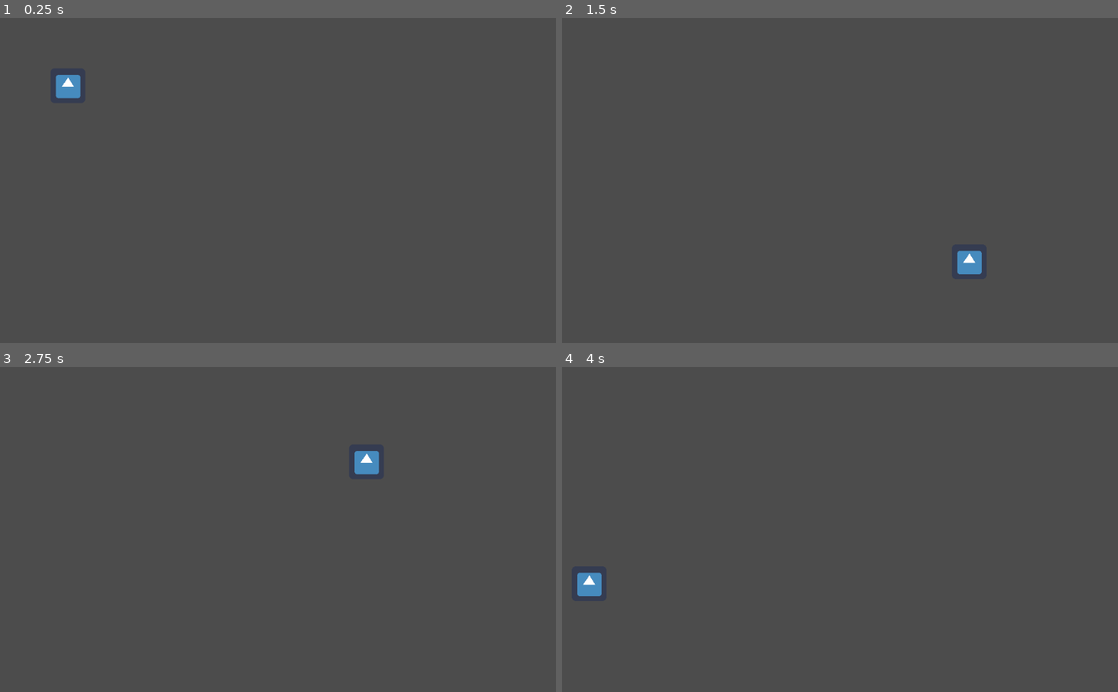
Above: before the commit, frames 1-4 (two rows, left to right).
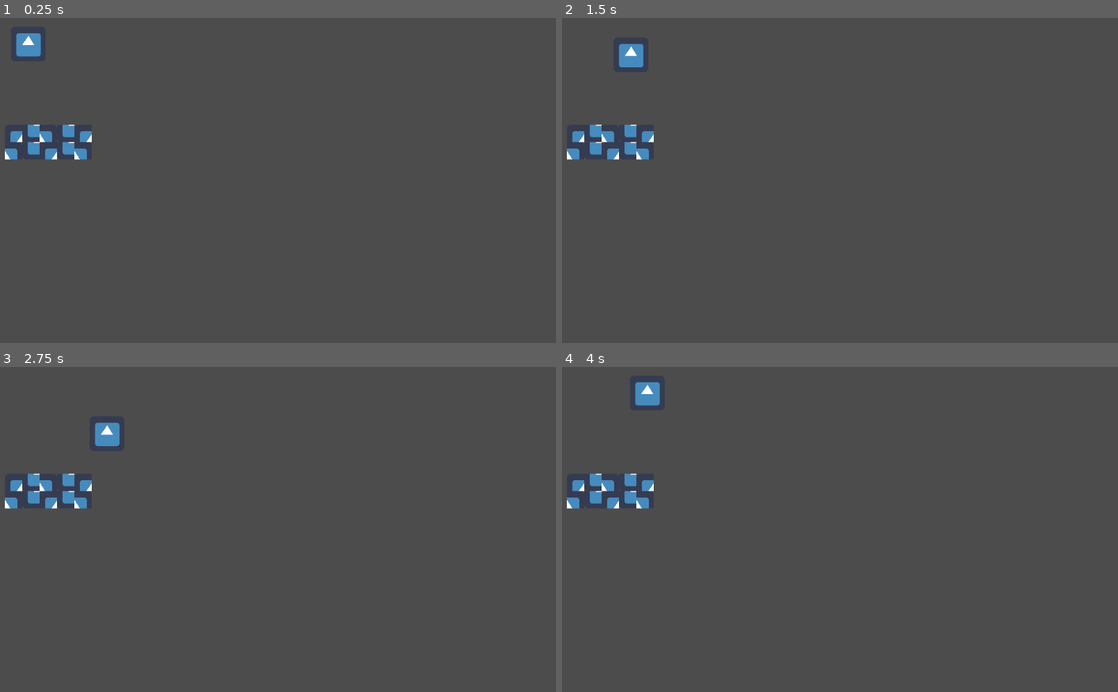
Above: after the commit, the same moments.

Repository: Team-ROUS/rodents-of-usual-size
Game: Godot game, scene res://World.tscn
Two runs of this game, one before a commit and one after it. Both use one fixed random seed, a clock stepped at 60 frames per second and the inputs below. The engine's default icon, where the game draws it, is replaced by a stand-in: a white triangle on a blue panel in a dark square.
Inputs:
- Up to frame 1 (0.25 s): no input
- Up to frame 2 (1.5 s): hold Right (ui_right) 0.53-1.28 s; hold Down (ui_down) from 1.28 s (still down)
- Up to frame 3 (2.75 s): release Down (ui_down) at 2.03 s; hold Right (ui_right) from 2.03 s (still down)
- Up to frame 4 (4 s): release Right (ui_right) at 2.78 s; hold Up (ui_up) 2.78-3.53 s; hold Left (ui_left) from 3.53 s (still down)

The runs differ from the first frame. In frame 1, 1.4% of the frame differs, in the area x 0-17%, y 4-44%; in frame 2, 1.4%; in frame 3, 1.4%; in frame 4, 1.4%.

Commit message:
add moving and a wall

Diff:
--- a/Player.gd
+++ b/Player.gd
@@ -10,14 +10,12 @@
 #func _process(delta):
 #	pass
 
-var velocity = Vector2(500, 500)
 func _physics_process(delta):
-	$KinematicBody2D.move_and_slide(velocity)
-	if $KinematicBody2D.position.x > get_viewport().size.x:
-		velocity.x *= -1
-	if $KinematicBody2D.position.y > get_viewport().size.y:
-		velocity.y *= -1
-	if $KinematicBody2D.position.x < 0:
-		velocity.x *= -1
-	if $KinematicBody2D.position.y < 0:
-		velocity.y *= -1
+	var left = Input.get_action_strength("ui_left")
+	var right = Input.get_action_strength("ui_right")
+	var up = Input.get_action_strength("ui_up")
+	var down = Input.get_action_strength("ui_down")
+
+	var x = -left if left > 0 else right
+	var y = -up if up > 0 else down
+	$Player/KinematicBody2D.move_and_slide(Vector2(x * 100, y * 100))
--- a/World.tscn
+++ b/World.tscn
@@ -1,17 +1,123 @@
-[gd_scene load_steps=4 format=2]
+[gd_scene load_steps=6 format=2]
 
 [ext_resource path="res://icon.png" type="Texture" id=1]
 [ext_resource path="res://Player.gd" type="Script" id=2]
 
 [sub_resource type="RectangleShape2D" id=1]
+extents = Vector2( 32, 32 )
 
-[node name="Player" type="Node2D"]
+[sub_resource type="RectangleShape2D" id=2]
+extents = Vector2( 80, 32 )
+
+[sub_resource type="TileSet" id=3]
+0/name = "icon.png 0"
+0/texture = ExtResource( 1 )
+0/tex_offset = Vector2( 0, 0 )
+0/modulate = Color( 1, 1, 1, 1 )
+0/region = Rect2( 32, 0, 32, 32 )
+0/tile_mode = 2
+0/autotile/icon_coordinate = Vector2( 0, 0 )
+0/autotile/tile_size = Vector2( 32, 32 )
+0/autotile/spacing = 0
+0/autotile/occluder_map = [  ]
+0/autotile/navpoly_map = [  ]
+0/autotile/priority_map = [  ]
+0/autotile/z_index_map = [  ]
+0/occluder_offset = Vector2( 0, 0 )
+0/navigation_offset = Vector2( 0, 0 )
+0/shape_offset = Vector2( 0, 0 )
+0/shape_transform = Transform2D( 1, 0, 0, 1, 0, 0 )
+0/shape_one_way = false
+0/shape_one_way_margin = 0.0
+0/shapes = [  ]
+0/z_index = 0
+1/name = "icon.png 1"
+1/texture = ExtResource( 1 )
+1/tex_offset = Vector2( 0, 0 )
+1/modulate = Color( 1, 1, 1, 1 )
+1/region = Rect2( 0, 32, 32, 32 )
+1/tile_mode = 1
+1/autotile/bitmask_mode = 0
+1/autotile/bitmask_flags = [  ]
+1/autotile/icon_coordinate = Vector2( 0, 0 )
+1/autotile/tile_size = Vector2( 32, 32 )
+1/autotile/spacing = 0
+1/autotile/occluder_map = [  ]
+1/autotile/navpoly_map = [  ]
+1/autotile/priority_map = [  ]
+1/autotile/z_index_map = [  ]
+1/occluder_offset = Vector2( 0, 0 )
+1/navigation_offset = Vector2( 0, 0 )
+1/shape_offset = Vector2( 0, 0 )
+1/shape_transform = Transform2D( 1, 0, 0, 1, 0, 0 )
+1/shape_one_way = false
+1/shape_one_way_margin = 0.0
+1/shapes = [  ]
+1/z_index = 0
+2/name = "icon.png 2"
+2/texture = ExtResource( 1 )
+2/tex_offset = Vector2( 0, 0 )
+2/modulate = Color( 1, 1, 1, 1 )
+2/region = Rect2( 64, 64, 32, 32 )
+2/tile_mode = 0
+2/occluder_offset = Vector2( 0, 0 )
+2/navigation_offset = Vector2( 0, 0 )
+2/shape_offset = Vector2( 0, 0 )
+2/shape_transform = Transform2D( 1, 0, 0, 1, 0, 0 )
+2/shape_one_way = false
+2/shape_one_way_margin = 0.0
+2/shapes = [  ]
+2/z_index = 0
+3/name = "icon.png 3"
+3/texture = ExtResource( 1 )
+3/tex_offset = Vector2( 0, 0 )
+3/modulate = Color( 1, 1, 1, 1 )
+3/region = Rect2( 0, 0, 64, 64 )
+3/tile_mode = 1
+3/autotile/bitmask_mode = 0
+3/autotile/bitmask_flags = [  ]
+3/autotile/icon_coordinate = Vector2( 0, 0 )
+3/autotile/tile_size = Vector2( 32, 32 )
+3/autotile/spacing = 0
+3/autotile/occluder_map = [  ]
+3/autotile/navpoly_map = [  ]
+3/autotile/priority_map = [  ]
+3/autotile/z_index_map = [  ]
+3/occluder_offset = Vector2( 0, 0 )
+3/navigation_offset = Vector2( 0, 0 )
+3/shape_offset = Vector2( 0, 0 )
+3/shape_transform = Transform2D( 1, 0, 0, 1, 0, 0 )
+3/shape_one_way = false
+3/shape_one_way_margin = 0.0
+3/shapes = [  ]
+3/z_index = 0
+
+[node name="World" type="Node2D"]
 script = ExtResource( 2 )
 
-[node name="KinematicBody2D" type="KinematicBody2D" parent="."]
+[node name="Player" type="Node2D" parent="."]
 
-[node name="CollisionShape2D" type="CollisionShape2D" parent="KinematicBody2D"]
+[node name="KinematicBody2D" type="KinematicBody2D" parent="Player"]
+
+[node name="CollisionShape2D" type="CollisionShape2D" parent="Player/KinematicBody2D"]
+position = Vector2( 52, 48 )
 shape = SubResource( 1 )
 
-[node name="Sprite" type="Sprite" parent="KinematicBody2D"]
+[node name="Sprite" type="Sprite" parent="Player/KinematicBody2D"]
+position = Vector2( 52, 48 )
 texture = ExtResource( 1 )
+
+[node name="Wall" type="Node2D" parent="."]
+
+[node name="StaticBody2D" type="StaticBody2D" parent="Wall"]
+
+[node name="CollisionShape2D" type="CollisionShape2D" parent="Wall/StaticBody2D"]
+position = Vector2( 89, 229 )
+shape = SubResource( 2 )
+
+[node name="TileMap" type="TileMap" parent="Wall/StaticBody2D"]
+position = Vector2( 9, 197 )
+tile_set = SubResource( 3 )
+cell_size = Vector2( 32, 32 )
+format = 1
+tile_data = PoolIntArray( 0, 3, 0, 1, 1, 0, 2, 0, 0, 3, 1, 0, 4, 3, 0, 65536, 0, 0, 65537, 1, 0, 65538, 3, 0, 65539, 1, 0, 65540, 0, 0 )
